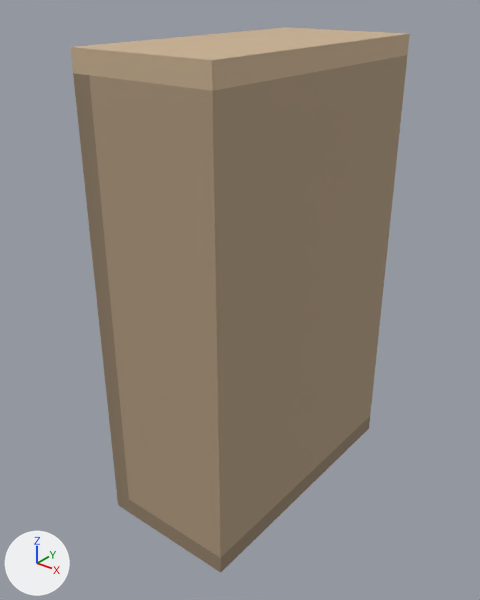
A saved change to the glTF model assets/interiores/estanteria_desgastada_01.glb.
One viewpoint serves both versions: a 50 mm lens placed at (2.58, -3.4, 3.54), pointed at (-0.05, -0.11, 1.49). Arrows for +X, +Y and +Z are at lower left; the lights stay in place. The older version comes first. Vertices at exactly the same position are counted once.

Objects in the first picture: 'estanteria_desgastada'.
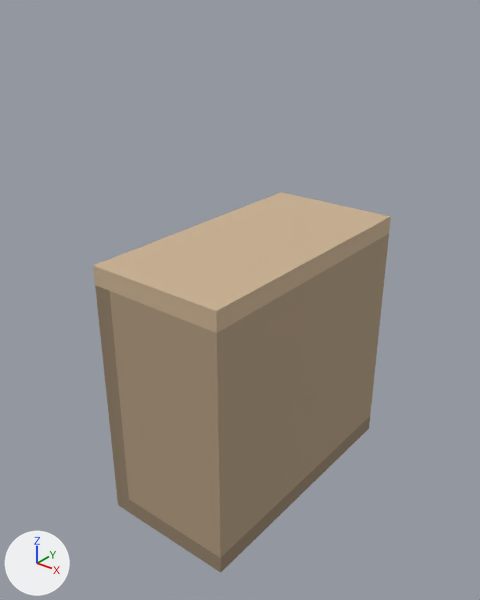
Changed parts and their boxes [x1, y1, x2, y2] in the pictures (480 x 600 px; the box of a moved part takes in the faces that stretch with it):
'estanteria_desgastada', reshaped (12% narrower, 30% shorter): before [70, 27, 410, 572]; after [93, 192, 391, 572]
part 1 of me_estanteria_desgastada, moved or reshaped: before [70, 27, 410, 335]; after [93, 192, 391, 335]

The change, as a list of edits to the scene's bpy script:
```text
Change me_estanteria_desgastada:
    used by ob_estanteria_desgastada; location = (0.0, 0.0, 0.0)
    remove me_estanteria_desgastada.from_pydata(...)  # 20 vertices, 30 faces; spans x -0.5..0.5, y -1.0..1.0, z 0.0..3.2
    add me_estanteria_desgastada.from_pydata(...)  # 20 vertices, 30 faces; spans x -0.5..0.5, y -1.0..1.0, z 0.0..1.93
    me_estanteria_desgastada part 1: all 10 vertices in x -0.5..0.5, y -1.0..1.0, z 3.07..3.2 are moved by (0.0, 0.0, -1.27)
```
